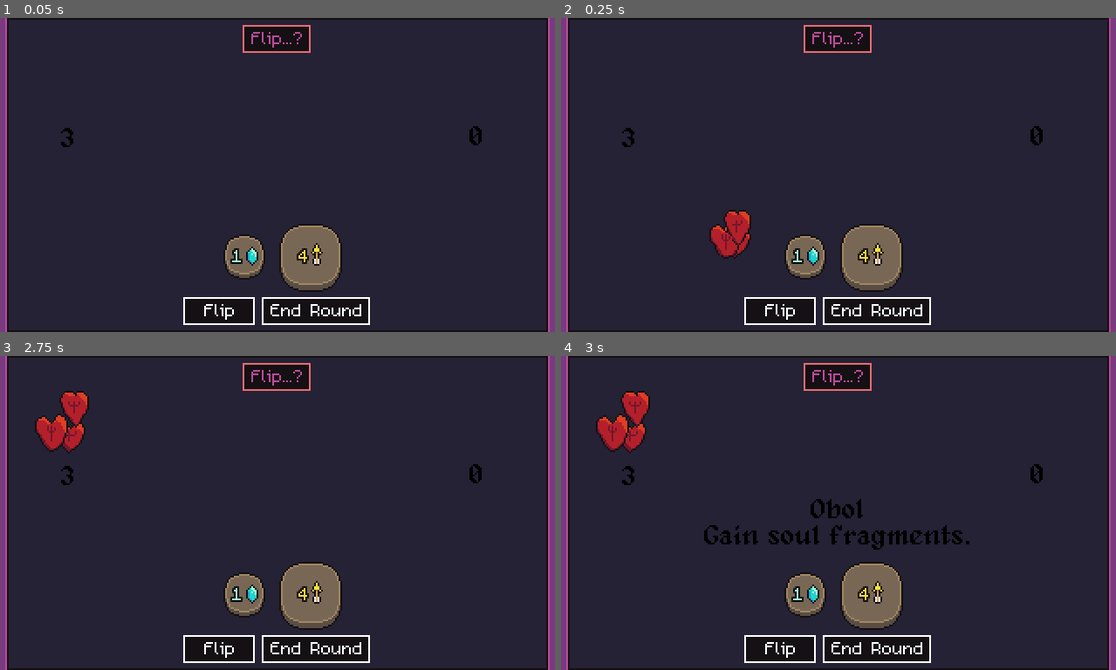
Above: before the commit, frames 1-4 (two rows, left to right).
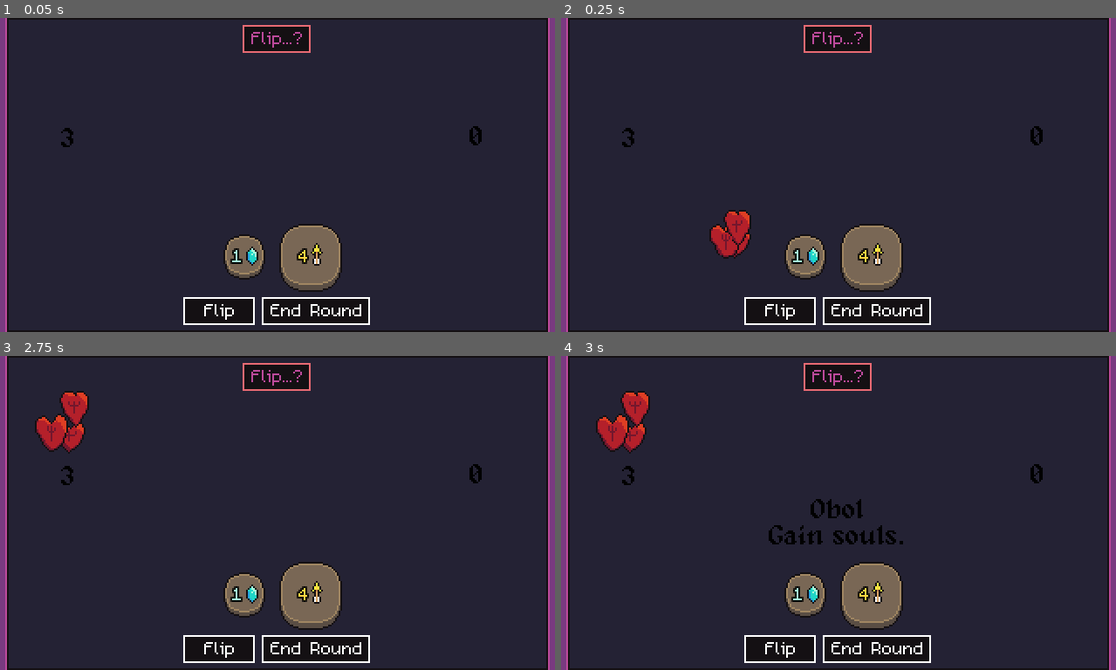
Above: after the commit, the same moments.

Repository: bdunko/Charon-s-Obol
Game: Godot game, scene res://main.tscn
Same seed, same stepped clock (60 frames per second), same inputs: the game is played once before the commit and once after it.
Inputs (mouse positions are in pixels of both pictures, inside the frame that each line leads up to):
- Up to frame 1 (0.05 s): no input
- Up to frame 2 (0.25 s): no input
- Up to frame 3 (2.75 s): move the mouse to (277, 377) at 0.52 s; click (277, 377) at 0.67 s; tap Enter at 1.25 s; move the mouse to (183, 534) at 1.27 s; click (183, 534) at 1.42 s; tap Space at 2 s; move the mouse to (249, 534) at 2.02 s; click (249, 534) at 2.17 s
- Up to frame 4 (3 s): tap Enter at 2.75 s; move the mouse to (810, 575) at 2.77 s; click (810, 575) at 2.92 s

Frames 1-3 are identical in both runs. In frame 4, 1.1% of the frame differs, in the area x 25-74%, y 53-62%.
Error in both runs: Assertion failed. (res://global.gd:139)

Commit message:
Small update to text, positioning of elements

Diff:
--- a/components/coin.gd
+++ b/components/coin.gd
@@ -91,7 +91,7 @@
 	# todo - animation for _locked
 	# todo - make it move up in a parabola; add a shadow
 	set_animation(_Animation.FLIP)
-	await Global.delay(1)
+	await Global.delay(0.5)
 	set_animation(_Animation.FLAT)
 
 	match(_bless_curse_state):
--- a/global.gd
+++ b/global.gd
@@ -245,21 +245,21 @@
 var _DIONYSUS_ICON = "res://assets/icons/dionysus_icon.png"
 var _HADES_ICON = "res://assets/icons/hades_icon.png"
 
-var GENERIC_FAMILY = CoinFamily.new("", "Common Currency", [1, 4, 9, 16], [1, 3, 8, 13], [1, 2, 3, 4], Power.NONE, "Gain soul fragments.", [0, 0, 0, 0], _FRAGMENT_ICON_BLUE, _FRAGMENT_ICON_RED)
+var GENERIC_FAMILY = CoinFamily.new("", "Common Currency", [1, 4, 9, 16], [1, 3, 8, 13], [1, 2, 3, 4], Power.NONE, "Gain souls.", [0, 0, 0, 0], _FRAGMENT_ICON_BLUE, _FRAGMENT_ICON_RED)
 var ZEUS_FAMILY = CoinFamily.new(" of Zeus", "Lighting Strikes", [2, 8, 18, 32], [0, 0, 0, 0], [1, 2, 3, 4], Power.REFLIP, "Reflip a coin.", [2, 3, 4, 5], _ZEUS_ICON, _FRAGMENT_ICON_RED)
 var HERA_FAMILY = CoinFamily.new(" of Hera", "Envious Chains", [2, 8, 18, 32], [0, 0, 0, 0], [1, 2, 3, 4], Power.LOCK, "Lock a coin, preventing it from flipping.", [1, 2, 3, 4], _HERA_ICON, _FRAGMENT_ICON_RED)
 var POSEIDON_FAMILY = CoinFamily.new(" of Poseidon", "Shake the Earth", [2, 8, 18, 32], [0, 0, 0, 0], [1, 2, 3, 4], Power.FLIP_AND_NEIGHBORS, "Reflip a coin and its neighbors.", [1, 2, 3, 4], _POSEIDON_ICON, _FRAGMENT_ICON_RED)
-var DEMETER_FAMILY = CoinFamily.new(" of Demeter", "Grow Ever Stronger", [2, 8, 18, 32], [0, 0, 0, 0], [1, 2, 3, 4], Power.GAIN_LIFE, "Restores life fragments.", [1, 2, 3, 4], _DEMETER_ICON, _FRAGMENT_ICON_RED)
+var DEMETER_FAMILY = CoinFamily.new(" of Demeter", "Grow Ever Stronger", [2, 8, 18, 32], [0, 0, 0, 0], [1, 2, 3, 4], Power.GAIN_LIFE, "Restores life.", [1, 2, 3, 4], _DEMETER_ICON, _FRAGMENT_ICON_RED)
 var APOLLO_FAMILY = CoinFamily.new(" of Apollo", "Arrow of Light", [2, 8, 18, 32], [0, 0, 0, 0], [1, 2, 3, 4], Power.GAIN_ARROW, "Gain an Arrow of Light.", [1, 2, 3, 4], _APOLLO_ICON, _FRAGMENT_ICON_RED)
 var ARTEMIS_FAMILY = CoinFamily.new(" of Artemis", "Moonlit Ritual", [2, 8, 18, 32], [0, 0, 0, 0], [1, 2, 3, 4], Power.CHANGE_AND_BLURSE, "Swap heads to tails or vice versa, but...", [1, 2, 3, 4], _ARTEMIS_ICON, _FRAGMENT_ICON_RED)
 var ARES_FAMILY = CoinFamily.new(" of Ares", "Chaos of War", [2, 8, 18, 32], [0, 0, 0, 0], [1, 2, 3, 4], Power.REFLIP_ALL, "Reflip ALL other coins.", [3, 4, 5, 6], _ARES_ICON, _FRAGMENT_ICON_RED)
-var ATHENA_FAMILY = CoinFamily.new(" of Athena", "Phalanx Strategy", [2, 8, 18, 32], [0, 0, 0, 0], [1, 2, 3, 4], Power.WISDOM, "Reduce a coin's tails penalty.", [1, 2, 3, 4], _ATHENA_ICON, _FRAGMENT_ICON_RED)
+var ATHENA_FAMILY = CoinFamily.new(" of Athena", "Phalanx Strategy", [2, 8, 18, 32], [0, 0, 0, 0], [1, 2, 3, 4], Power.WISDOM, "Reduce a coin's tails life loss.", [1, 2, 3, 4], _ATHENA_ICON, _FRAGMENT_ICON_RED)
 var HEPHAESTUS_FAMILY = CoinFamily.new(" of Hephaestus", "Forged in Fire", [2, 8, 18, 32], [0, 0, 0, 0], [1, 2, 3, 4], Power.FORGE, "Upgrade a coin's value.", [1, 2, 3, 4], _HEPHAESTUS_ICON, _FRAGMENT_ICON_RED)
-var APHRODITE_FAMILY = CoinFamily.new(" of Aphrodite", "A Moment of Warmth", [2, 8, 18, 32], [0, 0, 0, 0], [1, 2, 3, 4], Power.RECHARGE, "Recharge another coin's power.", [1, 2, 3, 4], _APHRODITE_ICON, _FRAGMENT_ICON_RED)
-var HERMES_FAMILY = CoinFamily.new(" of Hermes", "From Lands Distant", [2, 8, 18, 32], [0, 0, 0, 0], [1, 2, 3, 4], Power.EXCHANGE, "Trade a coin for a coin of equal value.", [1, 2, 3, 4], _HERMES_ICON, _FRAGMENT_ICON_RED)
+var APHRODITE_FAMILY = CoinFamily.new(" of Aphrodite", "A Moment of Warmth", [2, 8, 18, 32], [0, 0, 0, 0], [1, 2, 3, 4], Power.RECHARGE, "Recharge a coin's power.", [1, 2, 3, 4], _APHRODITE_ICON, _FRAGMENT_ICON_RED)
+var HERMES_FAMILY = CoinFamily.new(" of Hermes", "From Lands Distant", [2, 8, 18, 32], [0, 0, 0, 0], [1, 2, 3, 4], Power.EXCHANGE, "Trade a coin for another of equal value.", [1, 2, 3, 4], _HERMES_ICON, _FRAGMENT_ICON_RED)
 var HESTIA_FAMILY = CoinFamily.new(" of Hestia", "Weary Bones Rest", [2, 8, 18, 32], [0, 0, 0, 0], [1, 2, 3, 4], Power.BLESS, "Bless a coin.", [1, 2, 3, 4], _HESTIA_ICON, _FRAGMENT_ICON_RED)
 var DIONYSUS_FAMILY = CoinFamily.new(" of Dionysus", "Wanton Revelry", [2, 8, 18, 32], [0, 0, 0, 0], [1, 2, 3, 4], Power.GAIN_COIN, "Gain a random coin.", [1, 1, 1, 1], _DIONYSUS_ICON, _FRAGMENT_ICON_RED)
-var HADES_FAMILY = CoinFamily.new(" of Hades", "Beyond the Pale", [2, 8, 18, 32], [0, 0, 0, 0], [1, 2, 3, 4], Power.DESTROY, "Destroy a coin and gain fragments.", [1, 1, 1, 1], _HADES_ICON, _FRAGMENT_ICON_RED)
+var HADES_FAMILY = CoinFamily.new(" of Hades", "Beyond the Pale", [2, 8, 18, 32], [0, 0, 0, 0], [1, 2, 3, 4], Power.DESTROY, "Destroy a coin and gain souls.", [1, 1, 1, 1], _HADES_ICON, _FRAGMENT_ICON_RED)
 
 var _GOD_FAMILIES = [ZEUS_FAMILY, HERA_FAMILY, POSEIDON_FAMILY, DEMETER_FAMILY, APOLLO_FAMILY, ARTEMIS_FAMILY,
 		ARES_FAMILY, ATHENA_FAMILY, HEPHAESTUS_FAMILY, APHRODITE_FAMILY, HERMES_FAMILY, HESTIA_FAMILY, DIONYSUS_FAMILY, HADES_FAMILY]
--- a/main.tscn
+++ b/main.tscn
@@ -115,7 +115,7 @@
 theme_override_fonts/font = ExtResource("10_5ty3u")
 theme_override_font_sizes/font_size = 16
 text = "Tetrobol of Hades
-Break a coin into fragments.
+Destroy a coin and gain fragments.
 "
 horizontal_alignment = 1
 vertical_alignment = 1
